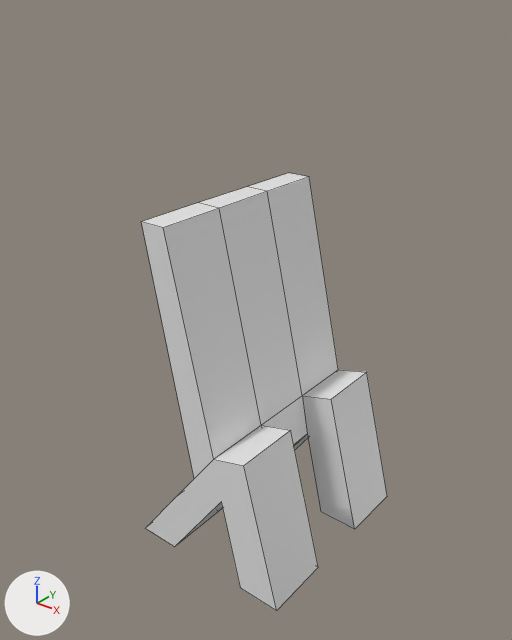
One commit to the Blender file phone_stand/phone_stand.blend: the scene before it, then after it.
Before and after are seen from a 50 mm lens placed at (11.28, -17.11, 15.36), pointed at (0.27, -3.34, 6.82). The axes (+X, +Y, +Z) are drawn at lower left. The lights are the same throughout. Mesh edges are drawn as thin lines.
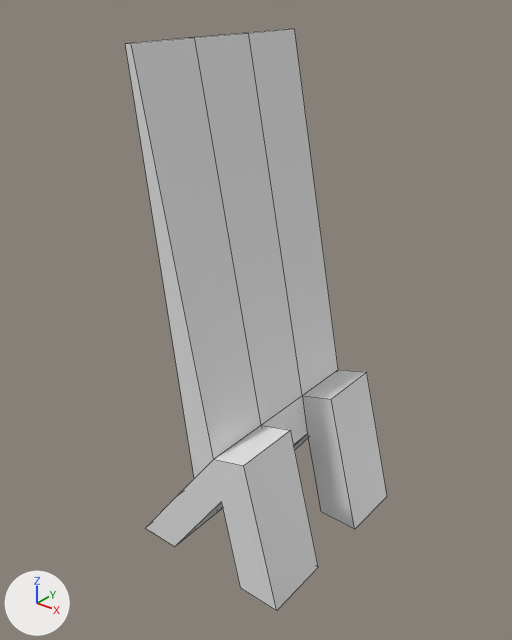
Commit message: made stand a bit higher

Changed parts and their boxes [x1, y1, x2, y2] in the pictures (512 x 640 px; the box of a moved part takes in the faces that stretch with it):
'Plane', reshaped (6% wider, 33% taller)
    before: [141, 173, 387, 611]
    after: [125, 29, 387, 611]
part 1 of me_plane, moved or reshaped
    before: [141, 173, 336, 473]
    after: [125, 29, 337, 473]

Patch to the scene script:
```diff
--- a/phone_stand/phone_stand.blend.py
+++ b/phone_stand/phone_stand.blend.py
@@ me_plane @@
 me_plane.from_pydata(...)  # 44 vertices, 36 faces; spans x -2.0..3.1, y -6.0..0.0, z 0.0..10.03
 # used by ob_plane; location = (0.0, 0.0, 0.0)
 # before: 6 (-0.4, 0.0, 10.03) at pixel (309, 176), 7 (-1.15, 0.0, 10.03) at pixel (288, 172), 17 (-0.4, -2.0, 10.03) at pixel (267, 191), 18 (-1.15, -2.0, 10.03) at pixel (246, 186), 28 (-0.4, -4.0, 10.03) at pixel (219, 208)
 # before: 29 (-1.15, -4.0, 10.03) at pixel (197, 202), 39 (-0.4, -6.0, 10.03) at pixel (163, 227), 40 (-1.15, -6.0, 10.03) at pixel (141, 221)
+# me_plane part 1
+for i in [6, 17, 28, 39]: me_plane.vertices[i].co += Vector((-0.65, 0.0, 4.0))
+for i in [7, 18, 29, 40]: me_plane.vertices[i].co += Vector((-0.1, 0.0, 4.0))
```
